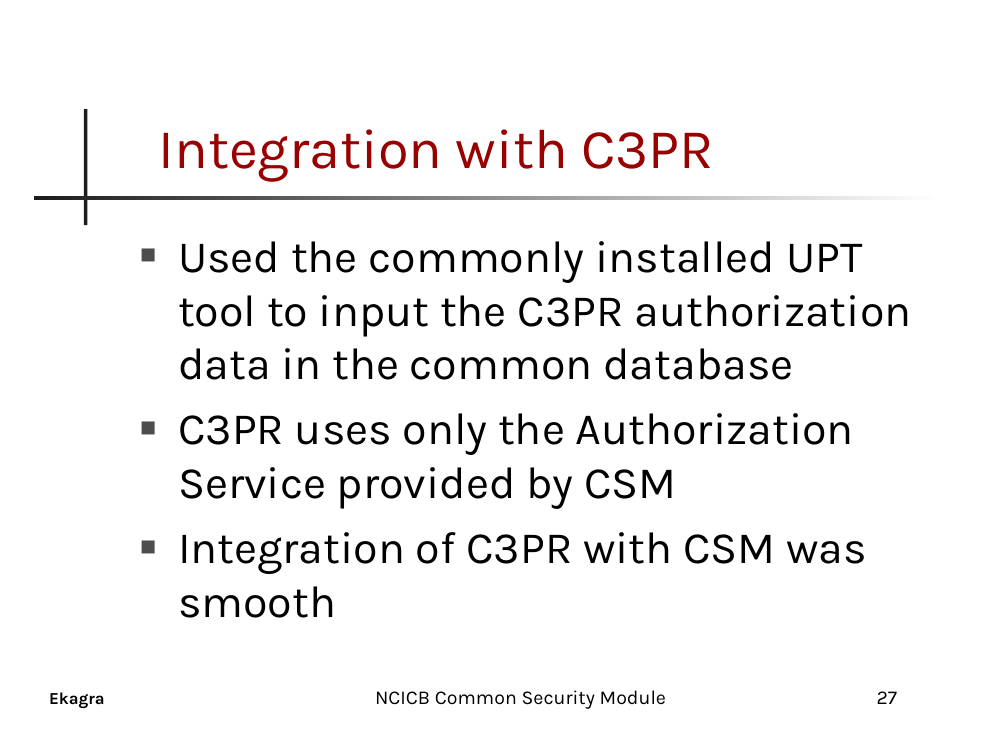
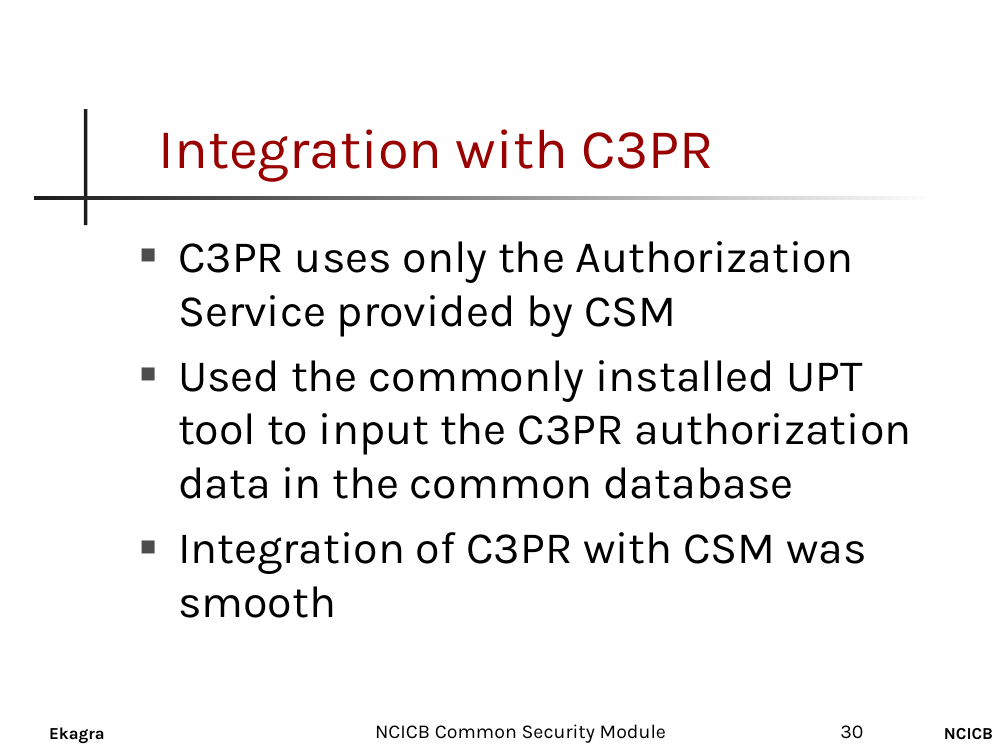
Before and after one commit to CBIIT/common-security-module-docs, a slide deck: slide 30 of CSM_Presentation.ppt (slide 27 before the commit). Drawn at 1008x756 pixels with LibreOffice and Linux fonts; fonts in the diff are those of the drawing; background and template pictures are left out. Boxes give left, top, right and bottom in pixels: in the first picture for what was removed or moved away, otherwise in the second. Text is boxed around its words. In the diff, an @@ line names an element or a change of style, - is before the commit and + after.

```diff
--- a/CSM_Presentation.ppt
+++ b/CSM_Presentation.ppt
@@ text at bbox=[178, 241, 854, 337]: paragraph added @@
+■ C3PR uses only the Authorization Service provided by CSM
@@ text at bbox=[178, 413, 854, 509]: paragraph removed @@
-■ C3PR uses only the Authorization Service provided by CSM
@@ text "Ekagra": place and size @@
-text "Ekagra" at bbox=[49, 692, 105, 709]
+text "Ekagra" at bbox=[49, 727, 105, 744]
@@ text "NCICB Common Security Module": place and size @@
-text "NCICB Common Security Module" at bbox=[375, 690, 666, 709]
+text "NCICB Common Security Module" at bbox=[375, 724, 666, 743]
@@ page number removed at bbox=[877, 691, 898, 704] @@
-27
@@ page number added at bbox=[840, 725, 863, 739], 14 pt, text #000000 @@
+30
@@ text added at bbox=[944, 728, 993, 740], 12 pt, text #000000, bold @@
+NCICB
```
Also in this commit, not shown: 28 other slides changed, 4 slides added, 1 other file.
